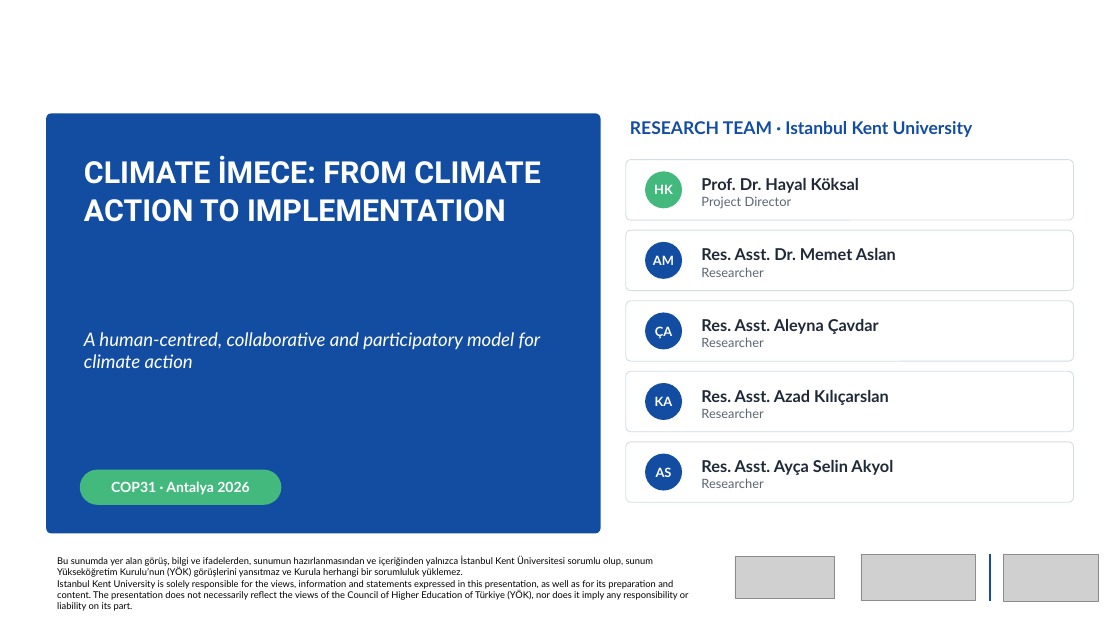
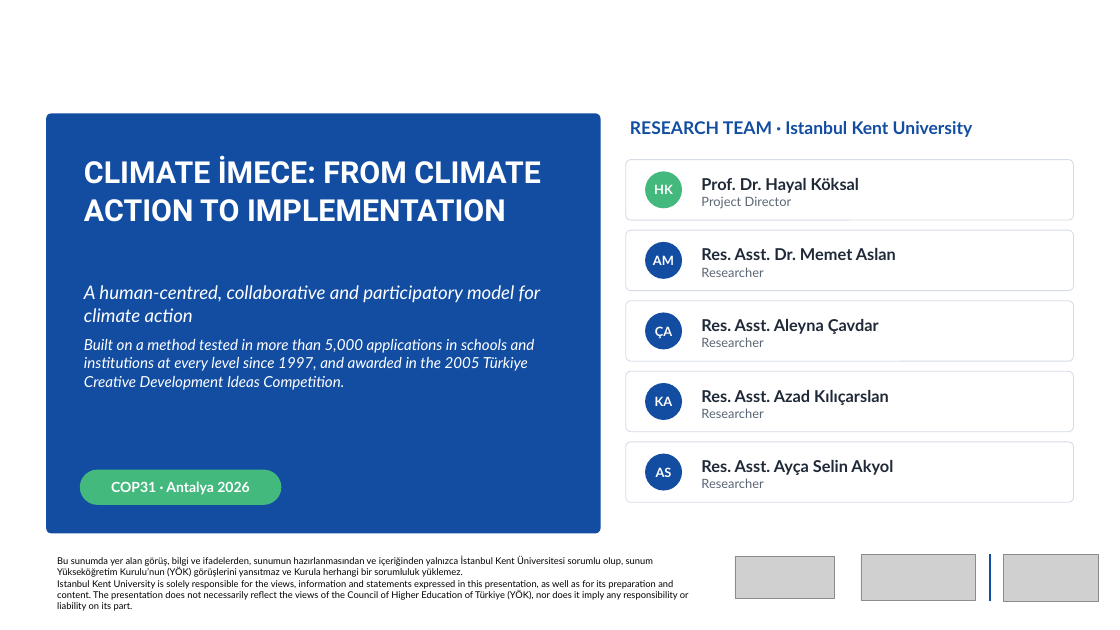
Before and after one commit to newtonsgrandson/cop-31-hayal-koksal, a slide deck: slide 2 of sunum/COP31_Climate_IMECE_Hayal_Koksal_EN.pptx. Drawn at 1120x630 pixels with LibreOffice and Linux fonts; fonts in the diff are those of the drawing; grey boxes stand for pictures; background and template pictures are left out. Boxes give left, top, right and bottom in pixels: in the first picture for what was removed or moved away, otherwise in the second. Text is boxed around its words. In the diff, an @@ line names an element or a change of style, - is before the commit and + after.

```diff
--- a/sunum/COP31_Climate_IMECE_Hayal_Koksal_EN.pptx
+++ b/sunum/COP31_Climate_IMECE_Hayal_Koksal_EN.pptx
@@ text "A human-centred, collaborative and participatory ..." moved from (x1=84, y1=332, x2=541, y2=368) to (x1=84, y1=285, x2=541, y2=390) @@
@@ text at (x1=84, y1=285, x2=541, y2=322): more space between paragraphs @@
@@ text at (x1=84, y1=339, x2=535, y2=390): paragraph added @@
+Built on a method tested in more than 5,000 applications in schools and institutions at every level since 1997, and awarded in the 2005 Türkiye Creative Development Ideas Competition.
```
Also in this commit, not shown: 13 other slides changed, 27 other files.
